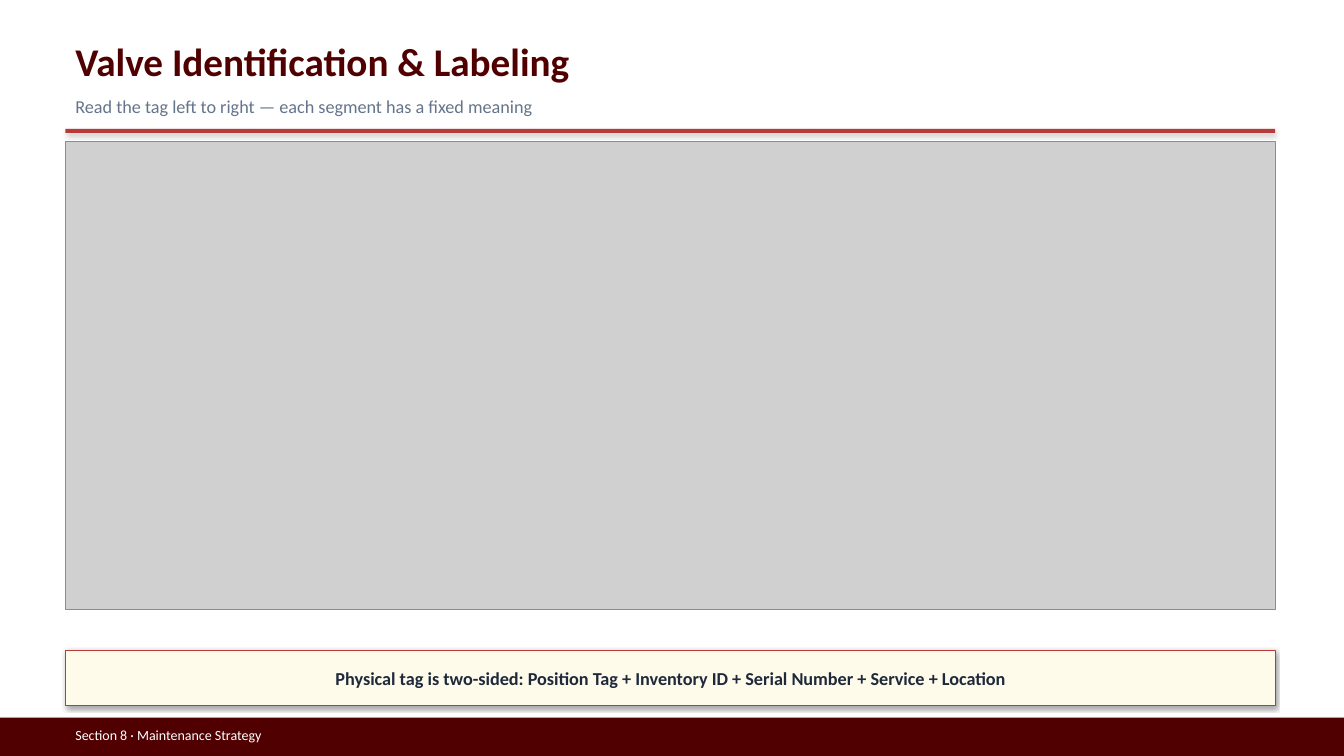
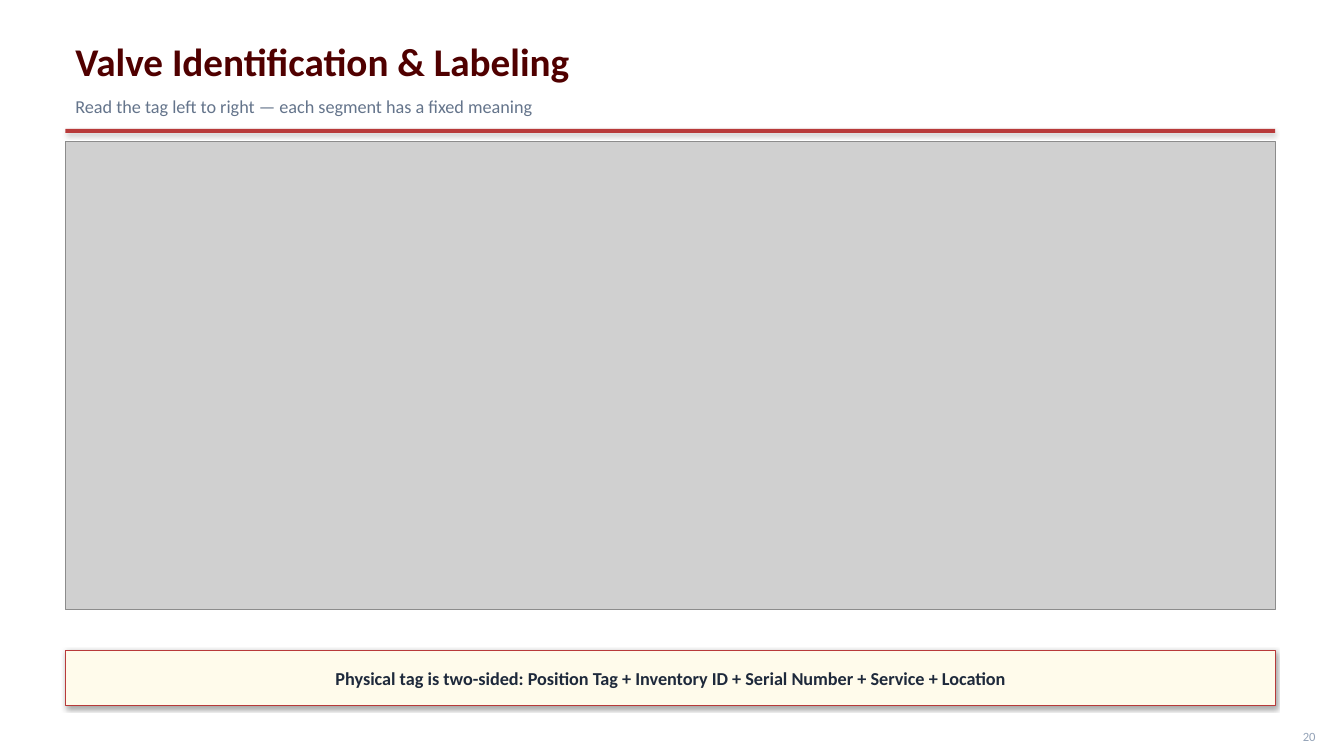
Before and after one commit to stavan12-a11y/PSV-Compliance-Tracking-Dashboard, a slide deck: slide 21 of docs/presentation/UES-Steam-Safety-Program.pptx (slide 20 before the commit). Drawn at 1344x756 pixels with LibreOffice and Linux fonts; fonts in the diff are those of the drawing; grey boxes stand for pictures. Boxes give left, top, right and bottom in pixels: in the first picture for what was removed or moved away, otherwise in the second. Text is boxed around its words. In the diff, an @@ line names an element or a change of style, - is before the commit and + after.

```diff
--- a/docs/presentation/UES-Steam-Safety-Program.pptx
+++ b/docs/presentation/UES-Steam-Safety-Program.pptx
@@ rectangle removed at (0,718,1344,756) @@
@@ text removed at (75,730,262,743) @@
-Section 8 · Maintenance Strategy
@@ text added at (1303,733,1316,741), 9 pt, text #94A3B8 @@
+20
```
Also in this commit, not shown: 17 other slides changed, 9 slides added, 8 slides removed, 1 other file.
